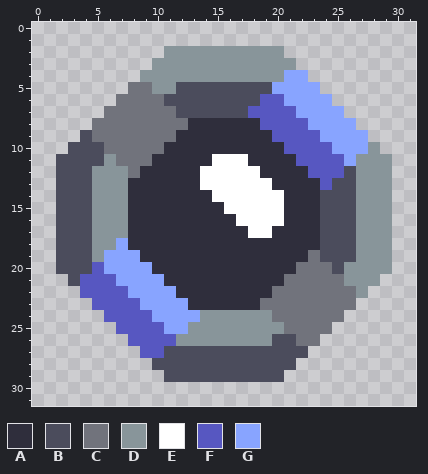
One commit to this pixel-art sprite: assets/sprites/items/assembled/fluid-cell.png. That is the earlier state.
The file is 32x32 pixels.
Palette (. is transparent): A #2f2e3c  B #4b4c5c  C #71737c  D #88959a  E #ffffff  F #5757c1  G #88a4ff
Pixels before, first column x 2:
 2 .........DDDDDDDDDD.........
 3 ........DDDDDDDDDDDD........
 4 .......DDDDDDDDDDDDGG.......
 5 ......CCDDBBBBBBBBGGGG......
 6 .....CCCCBBBBBBBBFFGGGG.....
 7 ....CCCCCCBBBBBBFFFFGGGG....
 8 ...CCCCCCCCAAAAAAFFFFGGGG...
 9 ..BCCCCCCCAAAAAAAAFFFFGGGG..
10 .BBBCCCCCAAAAAAAAAAFFFFGGGD.
11 BBBBDCCCAAAAAEEEAAAAFFFFGDDD
12 BBBDDDCAAAAAEEEEEAAAAFFFBDDD
13 BBBDDDAAAAAAEEEEEEAAAAFBBDDD
14 BBBDDDAAAAAAAEEEEEEAAABBBDDD
15 BBBDDDAAAAAAAAEEEEEAAABBBDDD
16 BBBDDDAAAAAAAAAEEEEAAABBBDDD
17 BBBDDDAAAAAAAAAAEEAAAABBBDDD
18 BBBDDGAAAAAAAAAAAAAAAABBBDDD
19 BBBDGGGAAAAAAAAAAAAAACBBBDDD
20 BBBFGGGGAAAAAAAAAAAACCCBDDDD
21 .BFFFGGGGAAAAAAAAAACCCCCDDD.
22 ..FFFFGGGGAAAAAAAACCCCCCCD..
23 ...FFFFGGGGAAAAAACCCCCCCC...
24 ....FFFFGGGGDDDDDDCCCCCC....
25 .....FFFFGGDDDDDDDDCCCC.....
26 ......FFFFDDDDDDDDBBCC......
27 .......FFBBBBBBBBBBBB.......
28 ........BBBBBBBBBBBB........
29 .........BBBBBBBBBB.........
The same view after the edit:
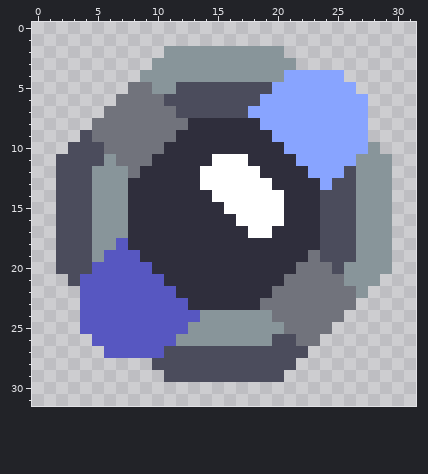
Commit message: tweaking this sprite
Difference:
Changed rows in their new state; - is an unchanged pixel.
first column x 18:
 4 -----GGG--
 5 ------GGG-
 6 -GG----GGG
 7 GGGG----GG
 8 -GGGG----G
 9 --GGGG----
10 ---GGGG---
11 ----GGGG--
12 -----GGG--
13 ------G---
first column x 4:
18 ---F------
19 --FFF-----
20 --FFFF----
21 ---FFFF---
22 ----FFFF--
23 F----FFFF-
24 FF----FFFF
25 FFF----FF-
26 -FFF------
27 --FFF-----
Boxes around the changes in both pictures, in picture pixels (x1, y1, x2, y2):
changed: (248, 70, 368, 190)
changed: (80, 238, 200, 358)
